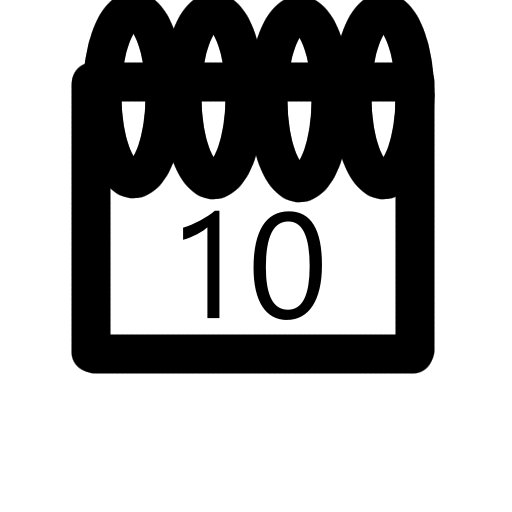
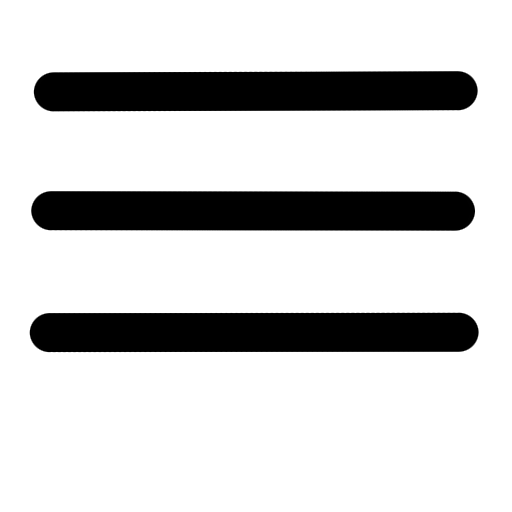
Layer changes from the first w=512, h=512 image to the second:
added layer "Paint Layer 6" above "Vector Layer 2" over (29, 64, 479, 374)
hid "Paint Layer 4" (1st of 4) over (319, 0, 447, 255)
hid "Paint Layer 4" (2nd of 4) over (235, 0, 363, 258)
hid "Paint Layer 4" (3rd of 4) over (149, 0, 277, 255)
hid "Paint Layer 4" (4th of 4) over (69, 0, 197, 254)
hid "Paint Layer 3" over (64, 0, 448, 374)
